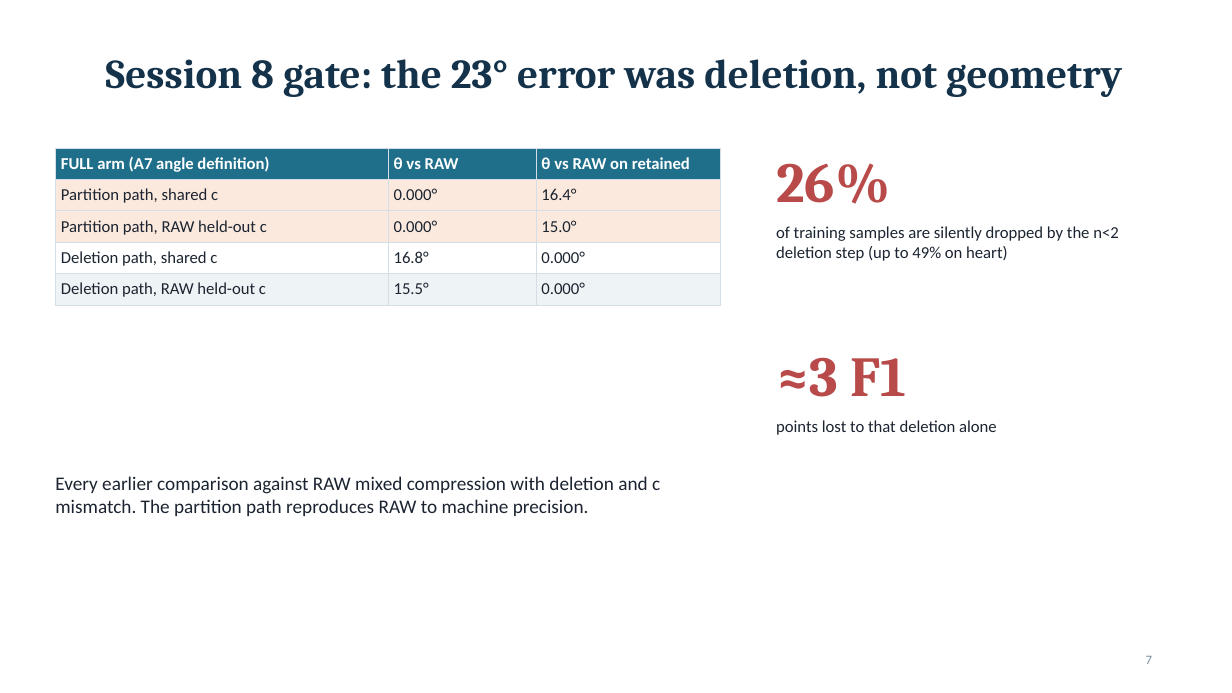
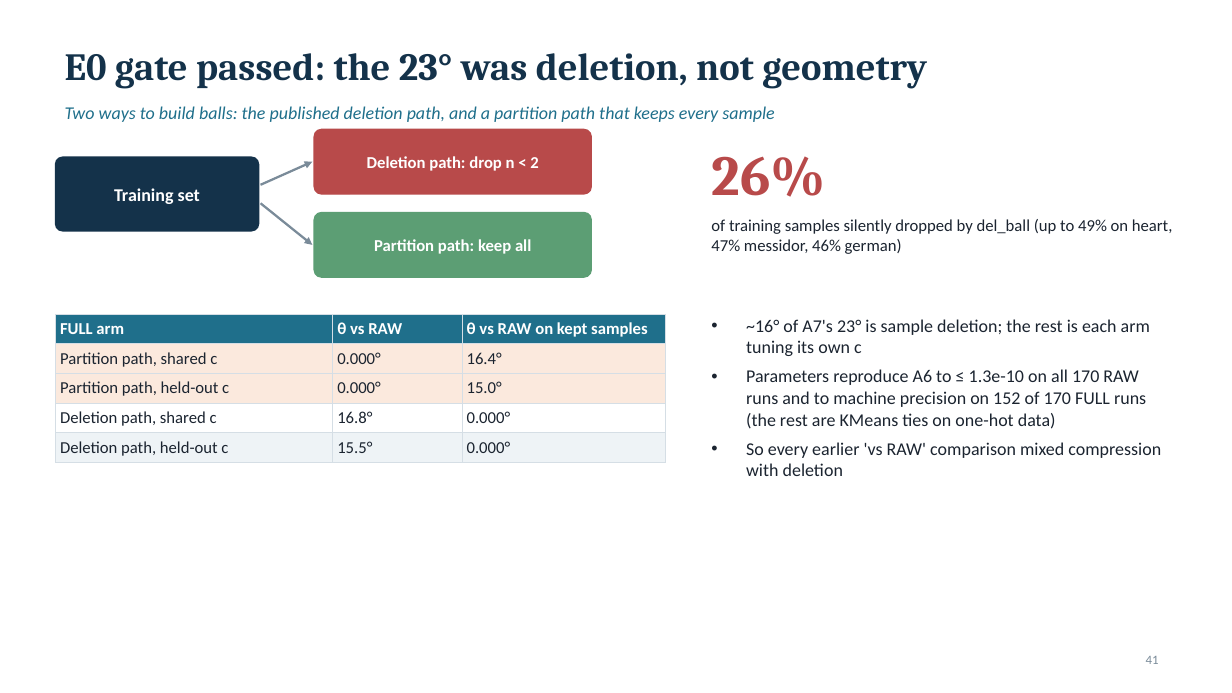
Before and after one commit to Toast24/GBLSTSVM-Ex, a slide deck: slide 41 of docs/midsem/GBLSTSVM_Midsem_Progress.pptx (slide 7 before the commit). Drawn at 1232x693 pixels with LibreOffice and Linux fonts; fonts in the diff are those of the drawing. Boxes give left, top, right and bottom in pixels: in the first picture for what was removed or moved away, otherwise in the second. Text is boxed around its words. In the diff, an @@ line names an element or a change of style, - is before the commit and + after.

```diff
--- a/docs/midsem/GBLSTSVM_Midsem_Progress.pptx
+++ b/docs/midsem/GBLSTSVM_Midsem_Progress.pptx
@@ title at [65,53,927,89]: text changed; size 32 to 30 pt @@
-Session 8 gate: the 23° error was deletion, not geometry
+E0 gate passed: the 23° was deletion, not geometry
@@ text added at [65,106,774,122], 14 pt, text #1F6F8B, italic @@
+Two ways to build balls: the published deletion path, and a partition path that keeps every sample
@@ rounded rectangle added at [314,129,592,194], fill #B84A4A, outline #B84A4A 1 pt @@
@@ text "26%": place and size @@
-text "26%" at [776,163,890,204]
+text "26%" at [711,156,825,197]
@@ text "26%" at [711,156,825,197]: vertical alignment middle to top @@
@@ rounded rectangle added at [55,157,259,231], fill #14324A, outline #14324A 1 pt @@
@@ arrow added from (261, 185) to (312, 162), #7A8B99 1.75 pt @@
@@ text added at [367,156,538,171], 13 pt, text #FFFFFF, bold @@
+Deletion path: drop n < 2
@@ text added at [114,188,200,204], 14 pt, text #FFFFFF, bold @@
+Training set
@@ arrow added from (261, 203) to (312, 245), #7A8B99 1.75 pt @@
@@ rounded rectangle added at [314,213,592,277], fill #5C9E74, outline #5C9E74 1 pt @@
@@ text added at [374,239,531,254], 13 pt, text #FFFFFF, bold @@
+Partition path: keep all
@@ text at [711,219,1173,254]: text changed @@
-of training samples are silently dropped by the n<2 deletion step (up to 49% on heart)
+of training samples silently dropped by del_ball (up to 49% on heart, 47% messidor, 46% german)
@@ table at [55,314,665,460] @@
-row 1, column 1: FULL arm (A7 angle definition)
+row 1, column 1: FULL arm
-row 1, column 3: θ vs RAW on retained
+row 1, column 3: θ vs RAW on kept samples
-row 3, column 1: Partition path, RAW held-out c
+row 3, column 1: Partition path, held-out c
-row 5, column 1: Deletion path, RAW held-out c
+row 5, column 1: Deletion path, held-out c
@@ table: place and size @@
-table at [55,148,721,301]
+table at [55,314,665,460]
@@ text added at [746,319,1161,476], 14 pt, text #1B2430 @@
+• ~16° of A7's 23° is sample deletion; the rest is each arm tuning its own c
+• Parameters reproduce A6 to ≤ 1.3e-10 on all 170 RAW runs and to machine precision on 152 of 170 FULL runs (the rest are KMeans ties on one-hot data)
+• So every earlier 'vs RAW' comparison mixed compression with deletion
@@ text removed at [776,357,907,397] @@
-≈3 F1
@@ text removed at [776,420,997,435] @@
-points lost to that deletion alone
@@ text removed at [55,476,660,516] @@
-Every earlier comparison against RAW mixed compression with deletion and c mismatch. The partition path reproduces RAW to machine precision.
@@ page number at [1146,656,1159,664]: text changed @@
-7
+41
```
Also in this commit, not shown: 7 other slides changed, 44 slides added, 6 slides removed, 49 other files.
